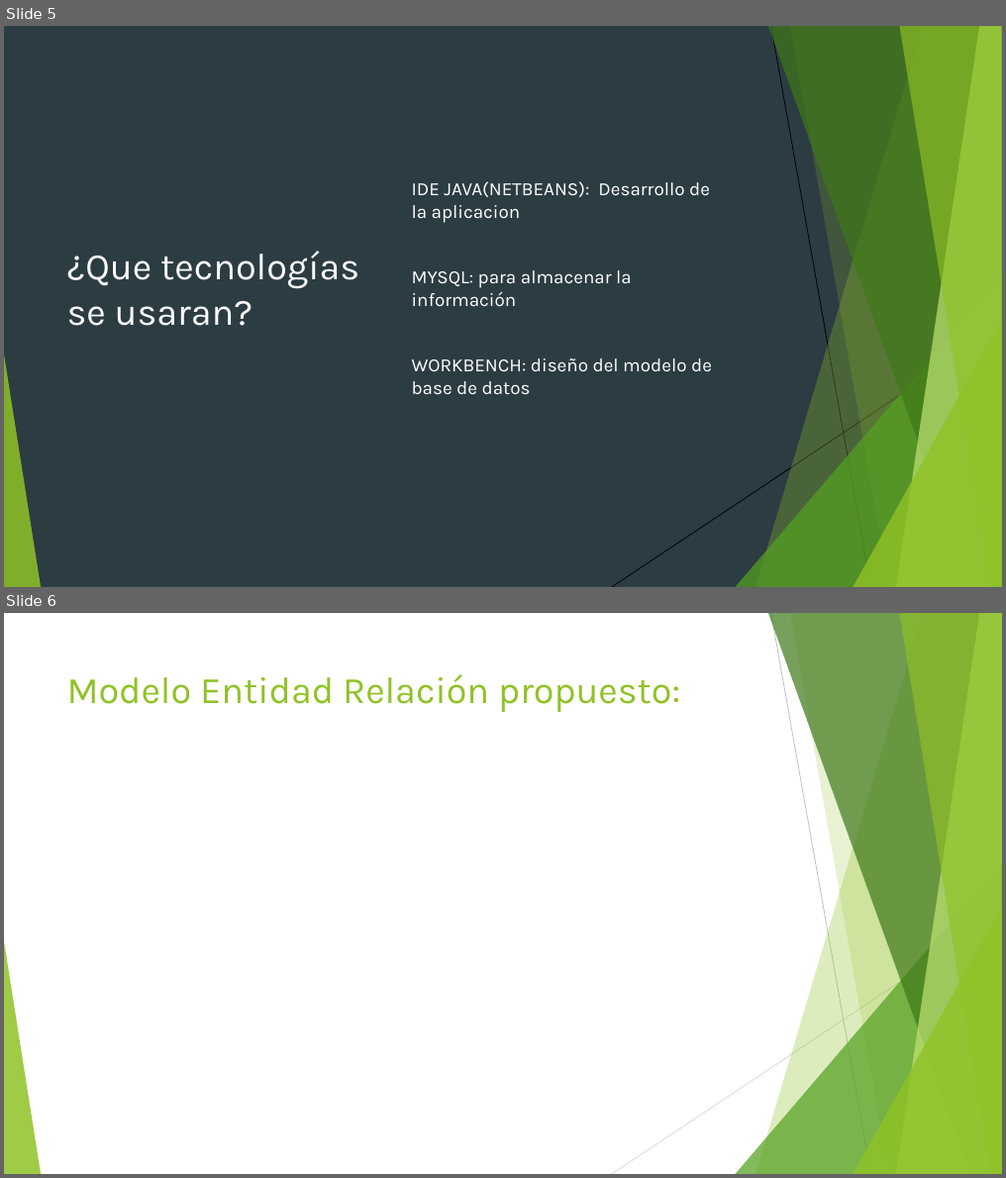
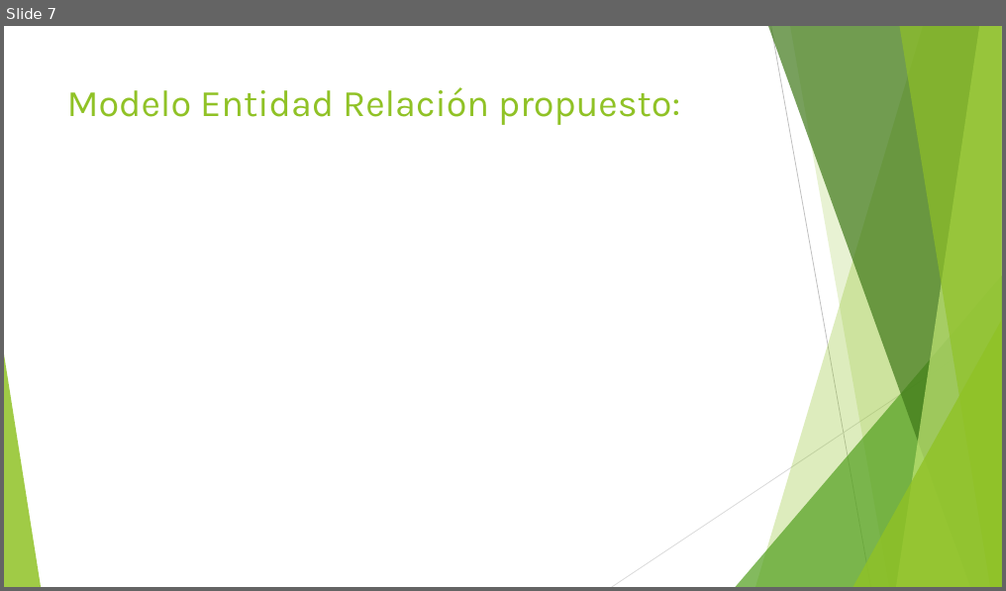
Before and after one commit to Storm-engine/Agendados2, a slide deck: presentacion/Agendados.pptx. Shown one above the other, each under a label of ours: slides 5 and 6 before the commit, slide 7 after it. The pictures are 1006x1178 and 1006x591 pixels, drawn with LibreOffice and Linux fonts; fonts in the diff are those of the drawing. Boxes give left, top, right and bottom in pixels: in the first picture for what was removed or moved away, otherwise in the second. Text is boxed around its words. In the diff, an @@ line names an element or a change of style, - is before the commit and + after.

```diff
--- a/presentacion/Agendados.pptx
+++ b/presentacion/Agendados.pptx
@@ slide 5 removed at [4,26,1002,587], background #2C3C43; not listed: 8 template elements that a slide beside it also shows @@
@@ line removed from (771, 26) to (871, 587) @@
@@ text removed at [412,181,712,395] @@
-IDE JAVA(NETBEANS): Desarrollo de la aplicacion
-MYSQL: para almacenar la información
-WORKBENCH: diseño del modelo de base de datos
@@ title removed at [67,251,359,326] @@
-¿Que tecnologías se usaran?
@@ line removed from (1002, 328) to (612, 587) @@
@@ what was slide 6 is now slide 7 @@
```
Also in this commit, not shown: 2 slides changed, 1 slide added.
